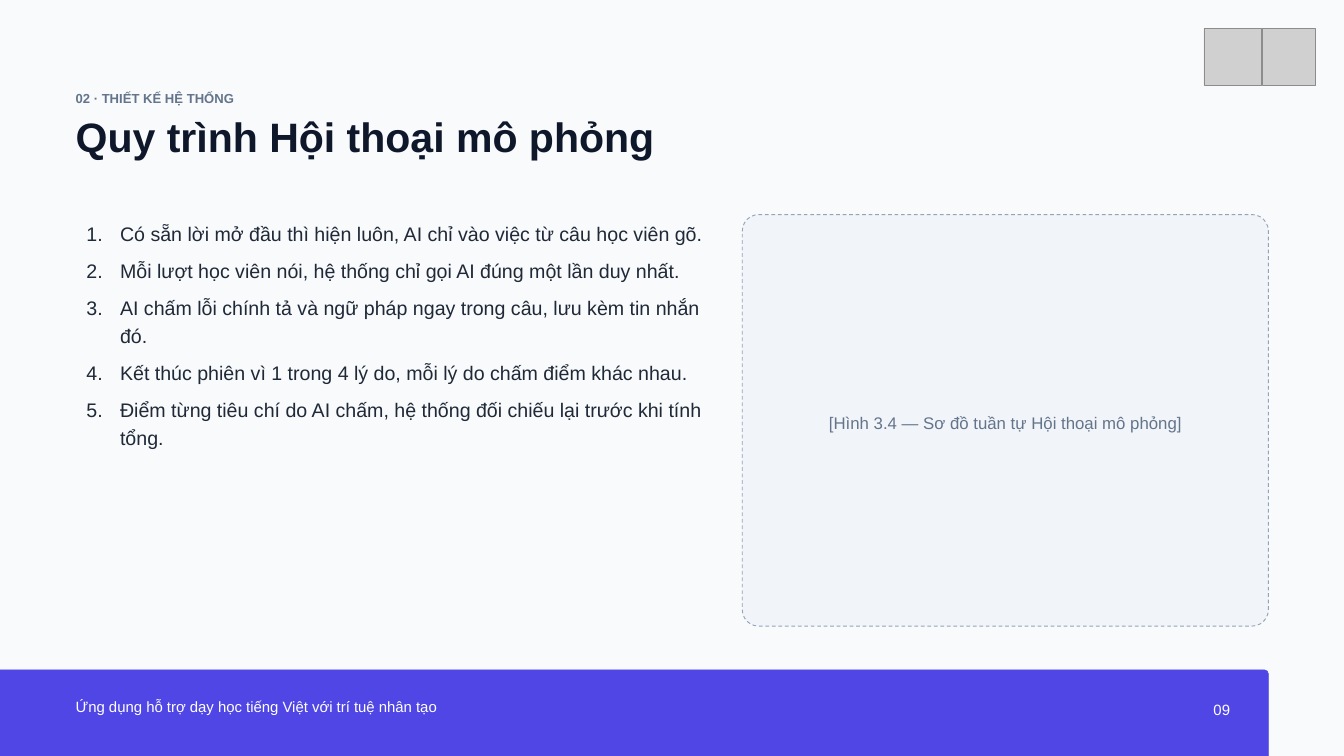
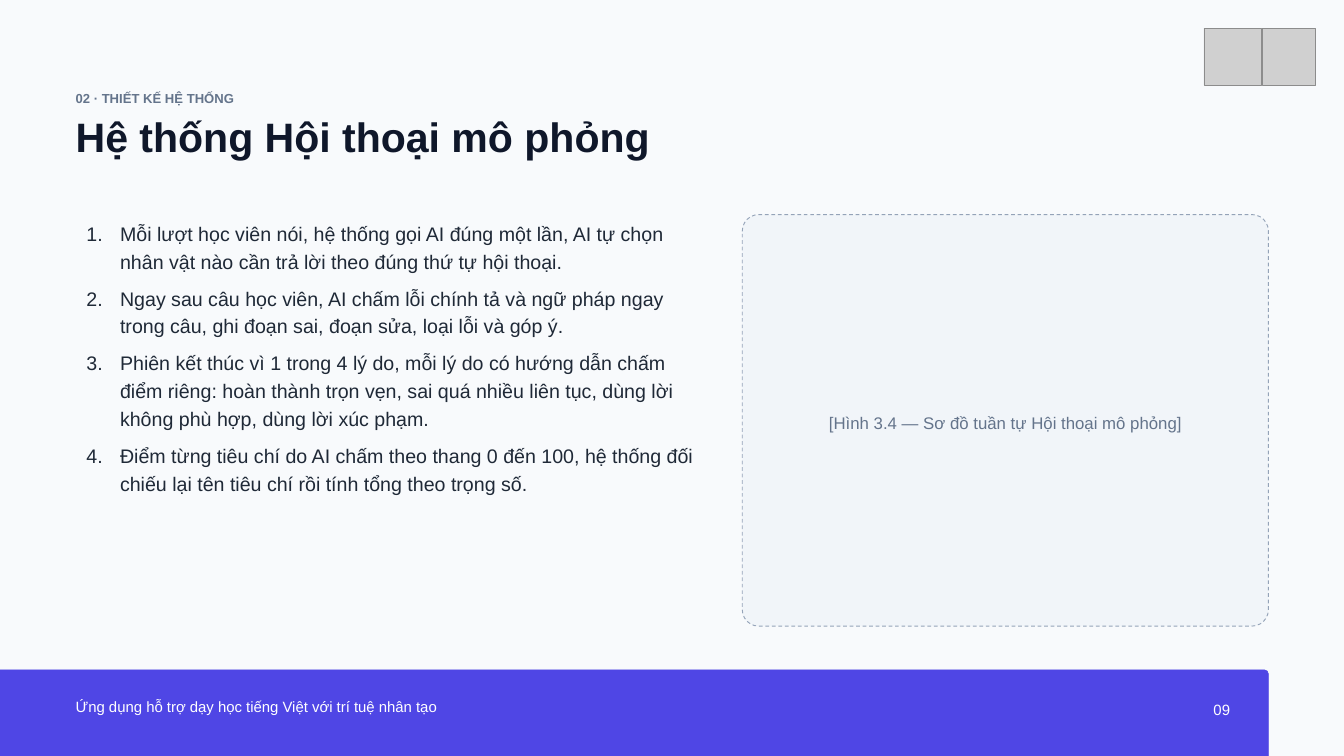
Before and after one commit to PhuVinhAI/LinVNix, a slide deck: slide 9 of BaoCao/kl-da22ttc-nguyenhuynhphuvinh-110122203-linvnix.pptx. Drawn at 1344x756 pixels with LibreOffice and Linux fonts; fonts in the diff are those of the drawing; grey boxes stand for pictures. Boxes give left, top, right and bottom in pixels: in the first picture for what was removed or moved away, otherwise in the second. Text is boxed around its words. In the diff, an @@ line names an element or a change of style, - is before the commit and + after.

```diff
--- a/BaoCao/kl-da22ttc-nguyenhuynhphuvinh-110122203-linvnix.pptx
+++ b/BaoCao/kl-da22ttc-nguyenhuynhphuvinh-110122203-linvnix.pptx
@@ text at <box>76,120,649,161</box>: text changed @@
-Quy trình Hội thoại mô phỏng
+Hệ thống Hội thoại mô phỏng
@@ text at <box>120,226,693,495</box>: text changed @@
-1. Có sẵn lời mở đầu thì hiện luôn, AI chỉ vào việc từ câu học viên gõ.
-2. Mỗi lượt học viên nói, hệ thống chỉ gọi AI đúng một lần duy nhất.
-3. AI chấm lỗi chính tả và ngữ pháp ngay trong câu, lưu kèm tin nhắn đó.
-4. Kết thúc phiên vì 1 trong 4 lý do, mỗi lý do chấm điểm khác nhau.
-5. Điểm từng tiêu chí do AI chấm, hệ thống đối chiếu lại trước khi tính tổng.
+1. Mỗi lượt học viên nói, hệ thống gọi AI đúng một lần, AI tự chọn nhân vật nào cần trả lời theo đúng thứ tự hội thoại.
+2. Ngay sau câu học viên, AI chấm lỗi chính tả và ngữ pháp ngay trong câu, ghi đoạn sai, đoạn sửa, loại lỗi và góp ý.
+3. Phiên kết thúc vì 1 trong 4 lý do, mỗi lý do có hướng dẫn chấm điểm riêng: hoàn thành trọn vẹn, sai quá nhiều liên tục, dùng lời không phù hợp, dùng lời xúc phạm.
+4. Điểm từng tiêu chí do AI chấm theo thang 0 đến 100, hệ thống đối chiếu lại tên tiêu chí rồi tính tổng theo trọng số.
```
Also in this commit, not shown: 9 other slides changed.
